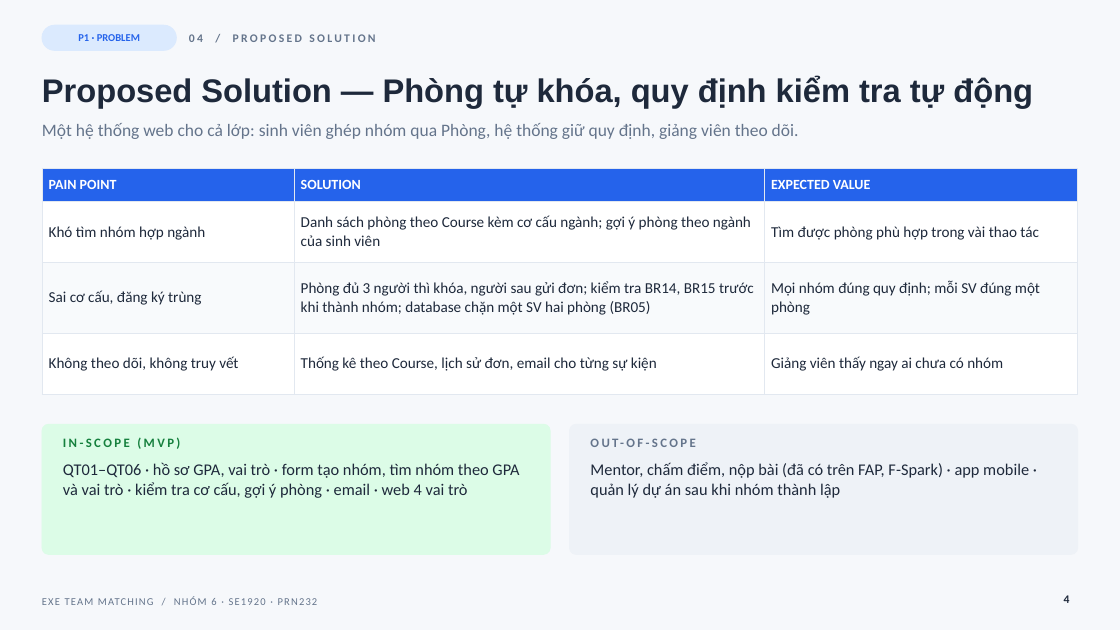
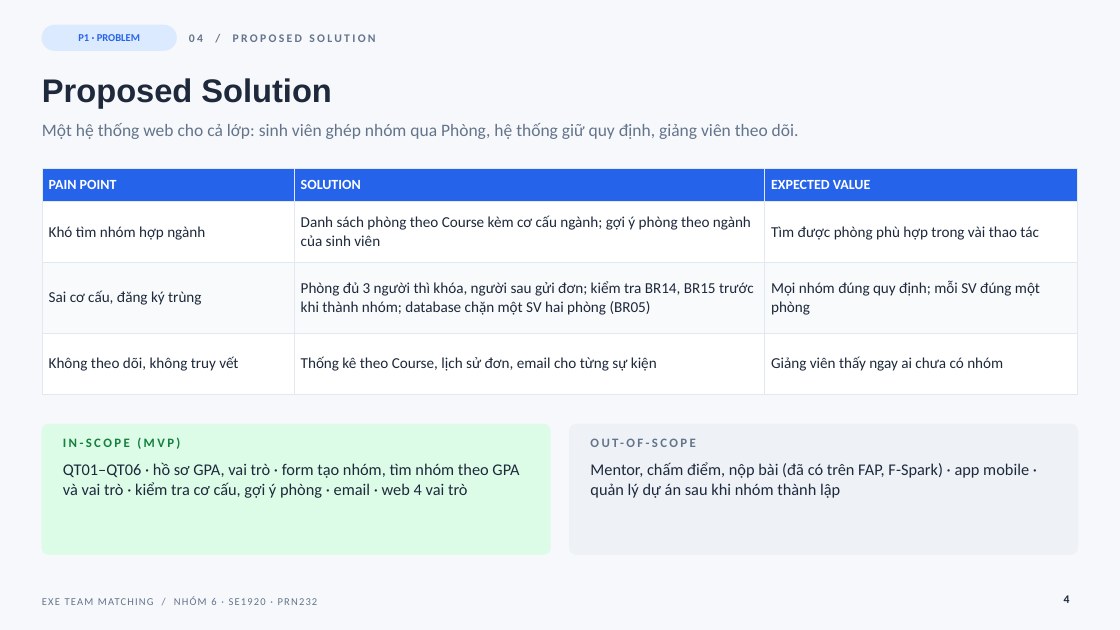
Before and after one commit to co-duong-hao/PRN232_Final, a slide deck: slide 4 of docs/slides/EXE_Team_Matching_Nhom6.pptx. Drawn at 1120x630 pixels with LibreOffice and Linux fonts; fonts in the diff are those of the drawing. Boxes give left, top, right and bottom in pixels: in the first picture for what was removed or moved away, otherwise in the second. Text is boxed around its words. In the diff, an @@ line names an element or a change of style, - is before the commit and + after.

```diff
--- a/docs/slides/EXE_Team_Matching_Nhom6.pptx
+++ b/docs/slides/EXE_Team_Matching_Nhom6.pptx
@@ title at <box>42,78,331,108</box>: text changed @@
-Proposed Solution — Phòng tự khóa, quy định kiểm tra tự động
+Proposed Solution
```
Also in this commit, not shown: 27 other slides changed, 2 other files.
